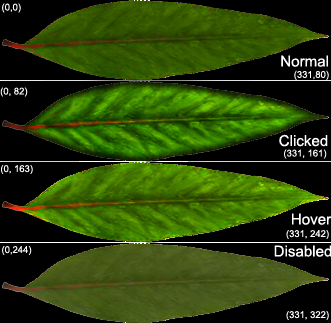
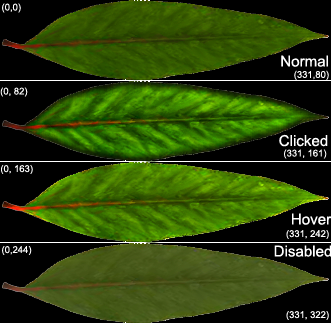
Layered file, before and after one edit (331x323). Changes by layer:
painted on "Layer 1 copy" (1st of 2, in "Selected") over [0, 75, 331, 162]
